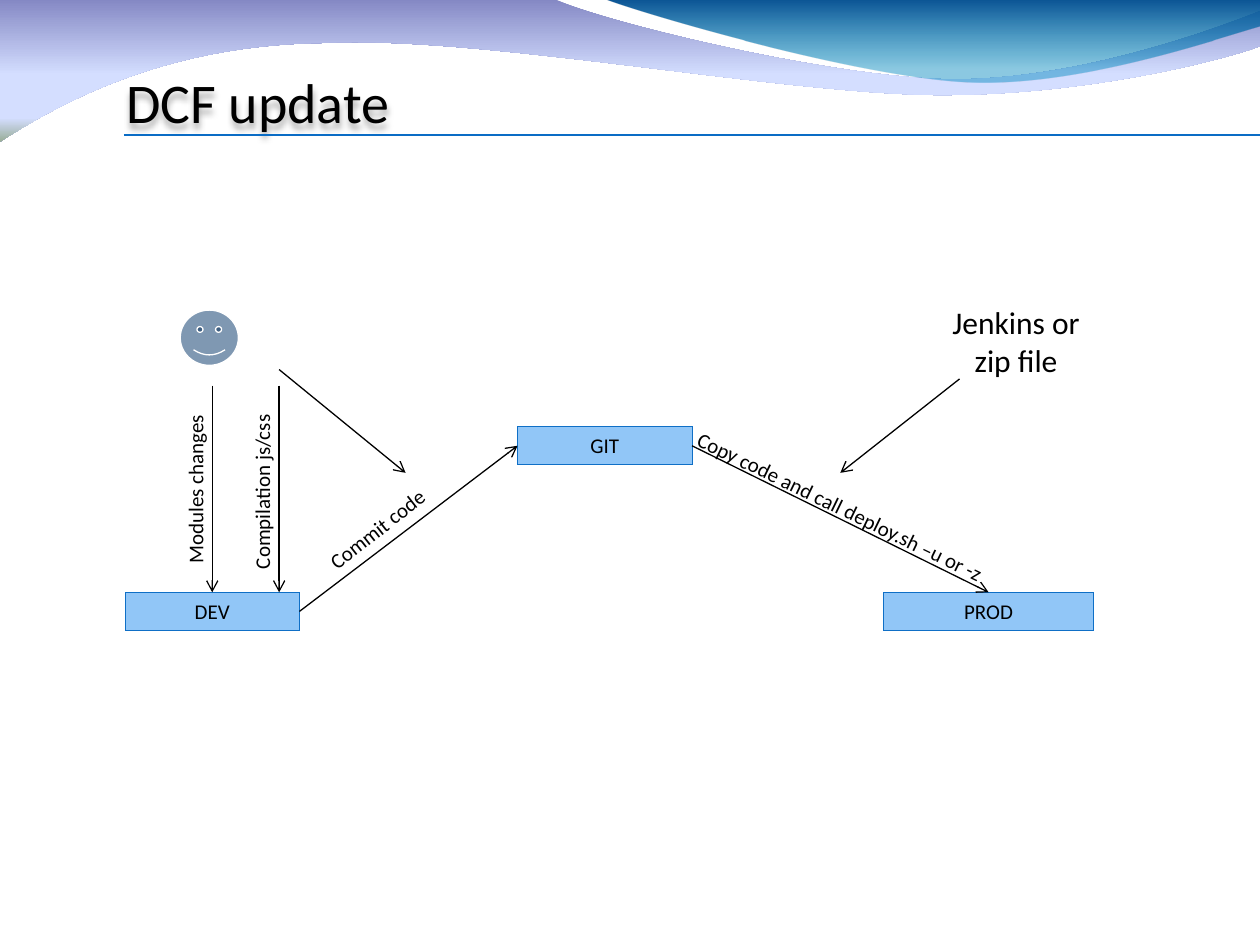
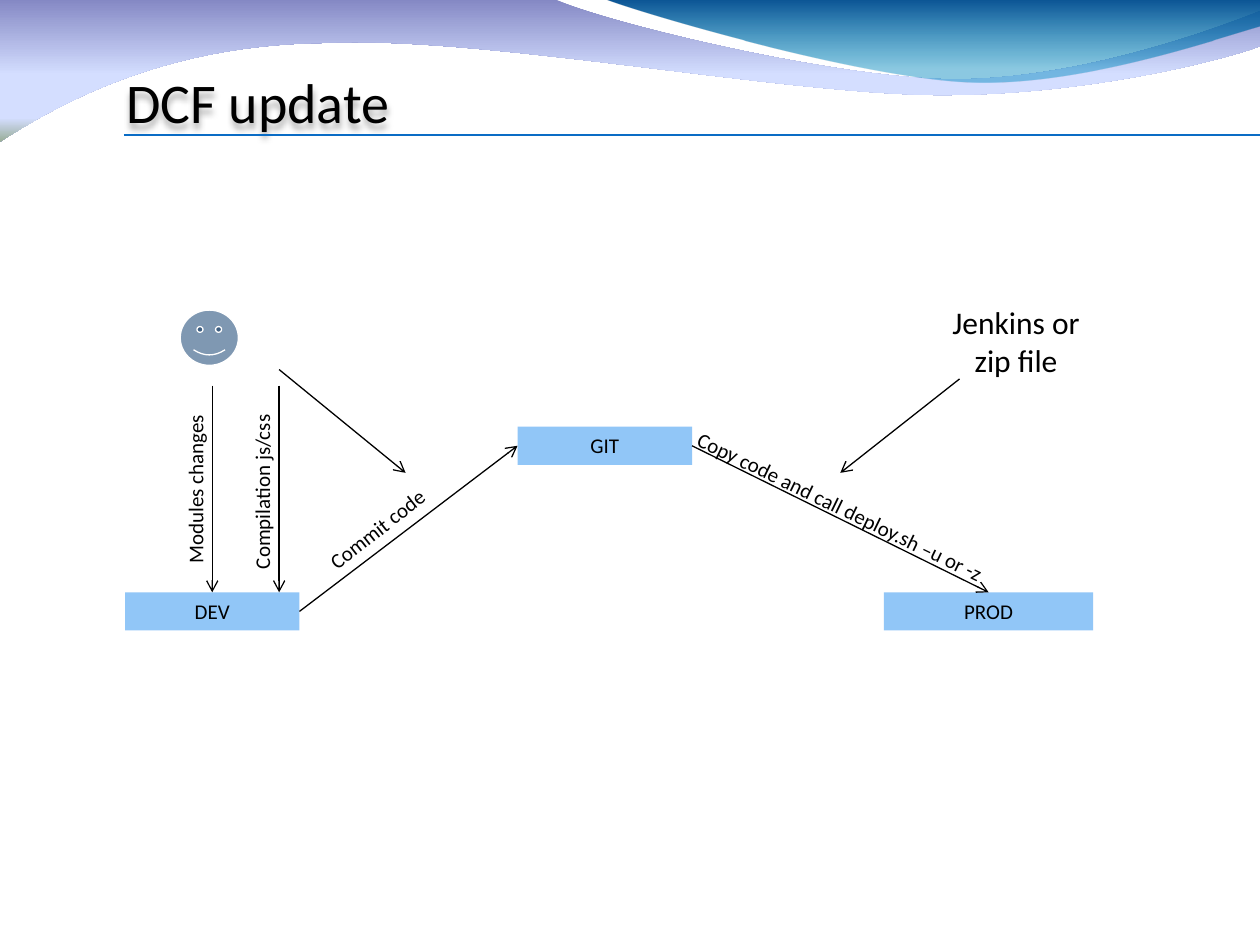
Before and after one commit to fauconv/dcf, a slide deck: slide 6 of docs/Drupal Custom Factory 8.pptx. Drawn at 1260x945 pixels with LibreOffice and Linux fonts; fonts in the diff are those of the drawing; background and template pictures are left out. Boxes give left, top, right and bottom in pixels: in the first picture for what was removed or moved away, otherwise in the second. Text is boxed around its words. In the diff, an @@ line names an element or a change of style, - is before the commit and + after.

```diff
--- a/docs/Drupal Custom Factory 8.pptx
+++ b/docs/Drupal Custom Factory 8.pptx
@@ outline #0F6FC6 0.75 pt to none in 3 elements at <box>125,592,299,630</box>, <box>885,592,1094,630</box>, <box>518,427,692,465</box> @@
```
Also in this commit, not shown: 3 other slides changed, 1 slide added, 8 other files.
